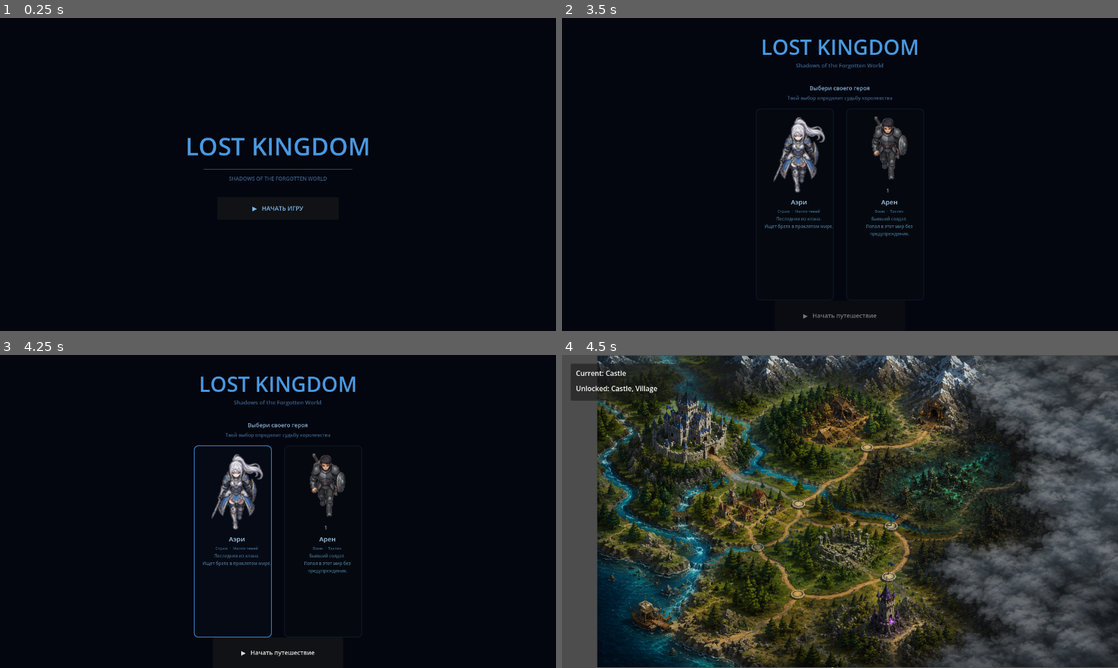
Above: before the commit, frames 1-4 (two rows, left to right).
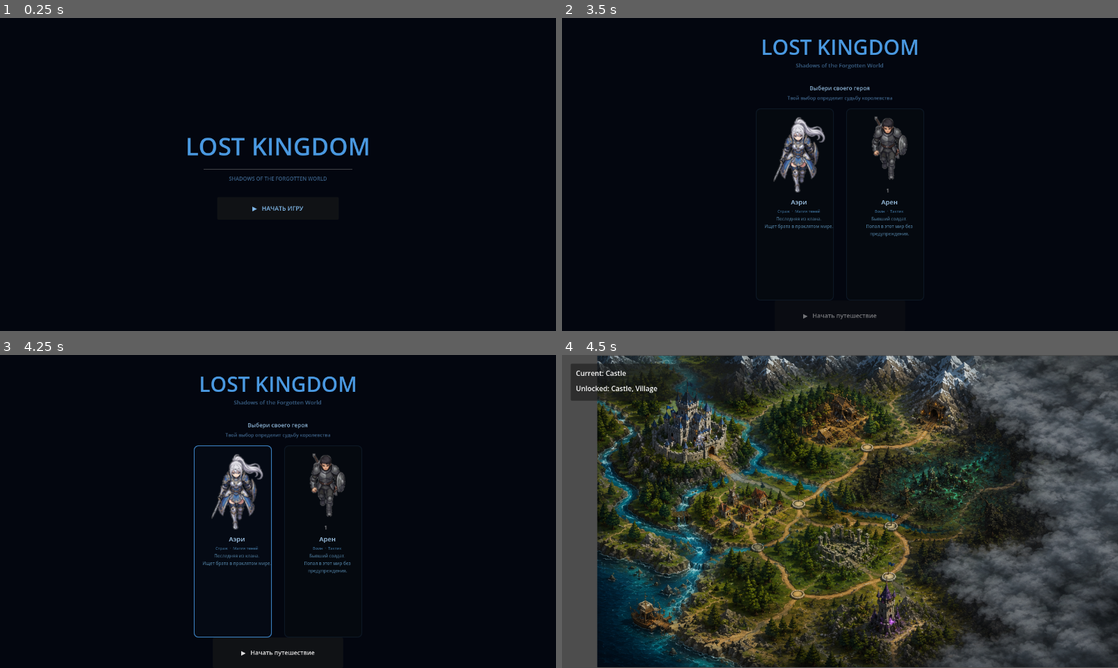
Above: after the commit, the same moments.

Repository: ikulikov99-tech/Lost-Kingdom
Game: Godot game, scene res://Splash.tscn
The game is run twice, just before and just after one commit, with the same random seed, the same clock (stepped at 60 frames per second) and the same inputs.
Inputs (mouse positions are in pixels of both pictures, inside the frame that each line leads up to):
- Up to frame 1 (0.25 s): no input
- Up to frame 2 (3.5 s): click "▶ НАЧАТЬ ИГРУ" at 0.5 s; tap Enter at 1.25, 2.75 s; move the mouse to (962, 158) at 1.27 s; click (962, 158) at 1.42 s; tap Space at 2 s; move the mouse to (728, 190) at 2.02 s; click (728, 190) at 2.17 s; move the mouse to (895, 105) at 2.77 s; click (895, 105) at 2.92 s
- Up to frame 3 (4.25 s): tap Space at 3.5 s; move the mouse to (250, 574) at 3.52 s; click (250, 574) at 3.67 s
- Up to frame 4 (4.5 s): click "▶ Начать путешествие" at 4.25 s

Frames 1-3 are identical in both runs. In frame 4, less than 0.1% of the frame differs, in the area x 23-49%, y 25-100%.

Commit message:
Fix hero coordinates - Castle was below map bounds

Diff:
--- a/Main.gd
+++ b/Main.gd
@@ -5,11 +5,11 @@
 @onready var unlocked_label: Label = $UI/StatusPanel/UnlockedLabel
 
 const WAYPOINTS := {
-	"Castle":    Vector2(-851, 10),
-	"Village":   Vector2(-682, -341),
-	"Mine":      Vector2(-409, -572),
-	"Ruins":     Vector2(-419, -214),
-	"MageTower": Vector2(-366, -115),
+	"Castle":    Vector2(-1213, -758),
+	"Village":   Vector2(-1049, -521),
+	"Mine":      Vector2(-654, -797),
+	"Ruins":     Vector2(-917, -389),
+	"MageTower": Vector2(-654, -231),
 }
 
 const ROUTES := {
--- a/Main.tscn
+++ b/Main.tscn
@@ -15,7 +15,7 @@
 texture = ExtResource("1_map")
 
 [node name="Hero" type="CharacterBody2D" parent="."]
-position = Vector2(-851, 10)
+position = Vector2(-1213, -758)
 script = ExtResource("3_hero")
 
 [node name="AnimatedSprite2D" type="AnimatedSprite2D" parent="Hero"]
